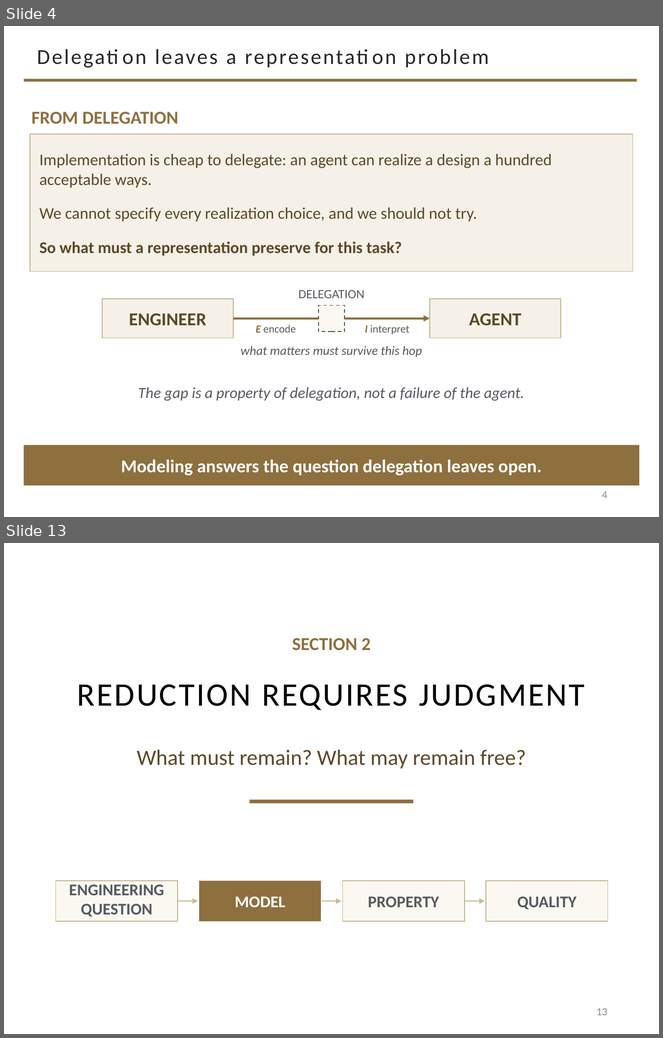
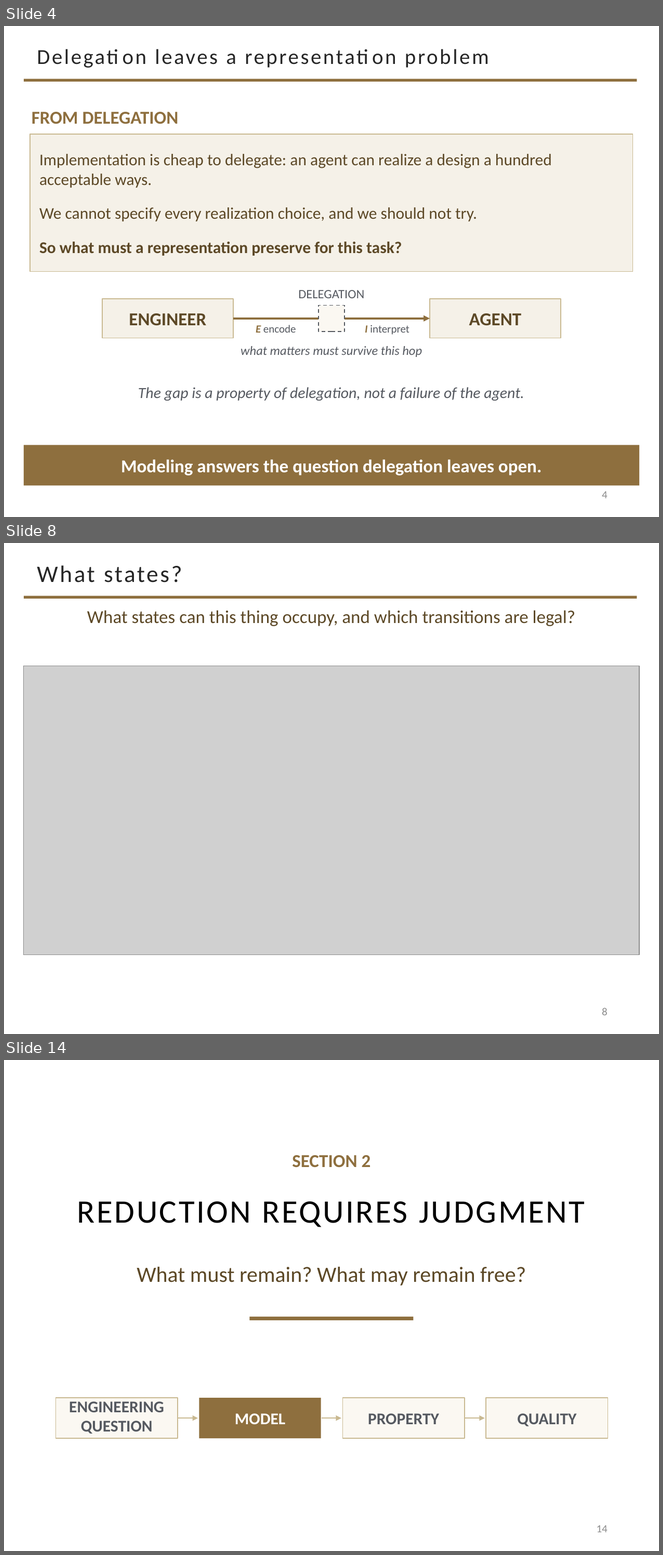
Before and after one commit to davisjam/model-based-agentic-software-engineering, a slide deck: course/lectures/act-2-delegation-and-control/02-modeling/2-2-Modeling-1-Purposeful-Reduction.pptx. Shown one above the other, each under a label of ours: slides 4 and 13 before the commit, slides 4, 8 and 14 after it; the slides between them are not shown. The pictures are 663x1038 and 663x1555 pixels, drawn with LibreOffice and Linux fonts; fonts in the diff are those of the drawing; grey boxes stand for pictures; background and template pictures are left out. Boxes give left, top, right and bottom in pixels: in the first picture for what was removed or moved away, otherwise in the second. Text is boxed around its words. In the diff, an @@ line names an element or a change of style, - is before the commit and + after.

```diff
--- a/course/lectures/act-2-delegation-and-control/02-modeling/2-2-Modeling-1-Purposeful-Reduction.pptx
+++ b/course/lectures/act-2-delegation-and-control/02-modeling/2-2-Modeling-1-Purposeful-Reduction.pptx
@@ slide 8 added at bbox=[4, 543, 659, 1034], background #FFFFFF; not listed: 1 template element that a slide beside it also shows @@
@@ title added at bbox=[37, 565, 182, 583], 26 pt, text #262626 @@
+What states?
@@ text added at bbox=[87, 610, 575, 626], 20 pt, text #5C4826 @@
+What states can this thing occupy, and which transitions are legal?
@@ picture added at bbox=[24, 666, 639, 955] @@
@@ page number added at bbox=[602, 1008, 608, 1016], 12 pt, text #8C8C8C @@
+8
@@ what was slide 13 is now slide 14 @@
@@ page number at bbox=[597, 1525, 608, 1533]: text changed @@
-13
+14
```
Also in this commit, not shown: 2 slides changed, 6 other slides added, 6 slides removed, 1 other file.
